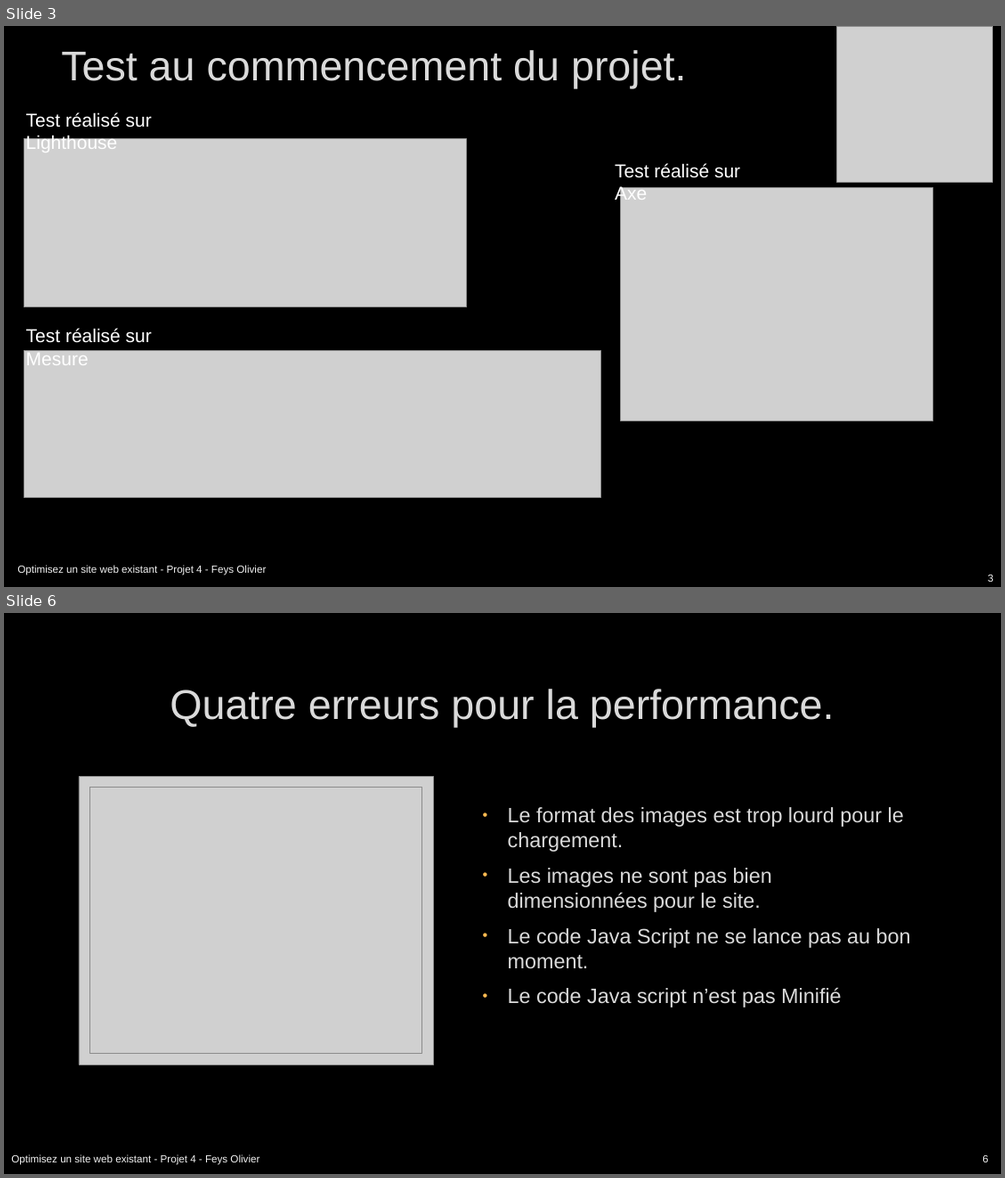
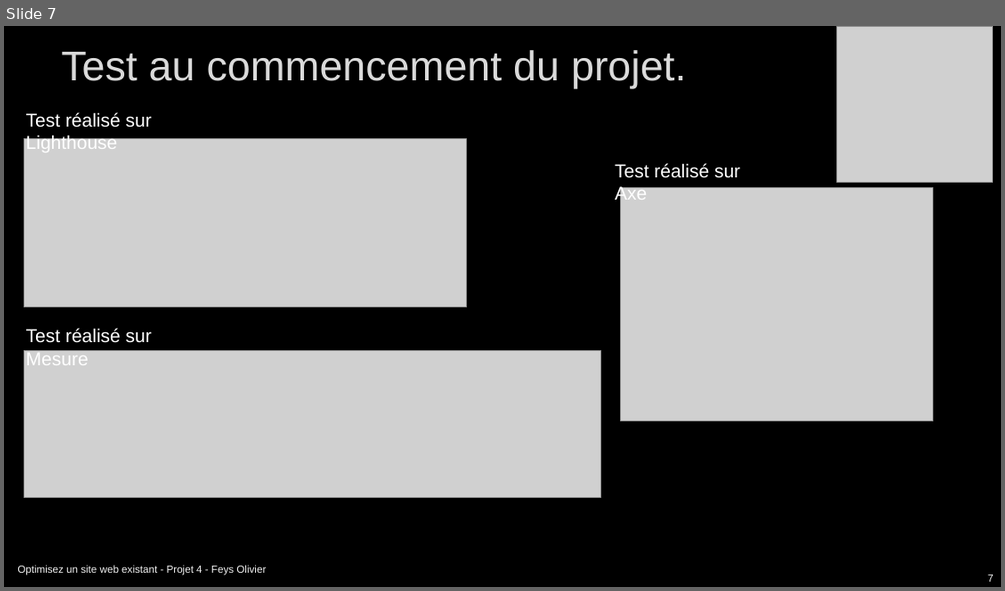
Before and after one commit to Olive59/Projet-4, a slide deck: Présentation la chouette agence.pptx. Shown one above the other, each under a label of ours: slides 3 and 6 before the commit, slide 7 after it; the slides between them are not shown. The pictures are 1005x1178 and 1005x591 pixels, drawn with LibreOffice and Linux fonts; fonts in the diff are those of the drawing; grey boxes stand for pictures; background and template pictures are left out. Boxes give left, top, right and bottom in pixels: in the first picture for what was removed or moved away, otherwise in the second. Text is boxed around its words. In the diff, an @@ line names an element or a change of style, - is before the commit and + after.

```diff
--- a/Présentation la chouette agence.pptx
+++ b/Présentation la chouette agence.pptx
@@ slide 6 removed at (x1=4, y1=613, x2=1001, y2=1174), background picture (left out) @@
@@ title removed at (x1=170, y1=689, x2=834, y2=727) @@
-Quatre erreurs pour la performance.
@@ picture removed at (x1=79, y1=777, x2=433, y2=1064) @@
@@ picture removed at (x1=89, y1=787, x2=422, y2=1054) @@
@@ text removed at (x1=508, y1=807, x2=911, y2=1007) @@
-• Le format des images est trop lourd pour le chargement.
-• Les images ne sont pas bien dimensionnées pour le site.
-• Le code Java Script ne se lance pas au bon moment.
-• Le code Java script n’est pas Minifié
@@ text removed at (x1=11, y1=1154, x2=259, y2=1165) @@
-Optimisez un site web existant - Projet 4 - Feys Olivier
@@ page number removed at (x1=982, y1=1155, x2=987, y2=1162) @@
-6
@@ what was slide 3 is now slide 7 @@
@@ page number at (x1=987, y1=574, x2=993, y2=581): text changed @@
-3
+7
```
Also in this commit, not shown: 5 slides changed, 2 slides added, 2 other files.
